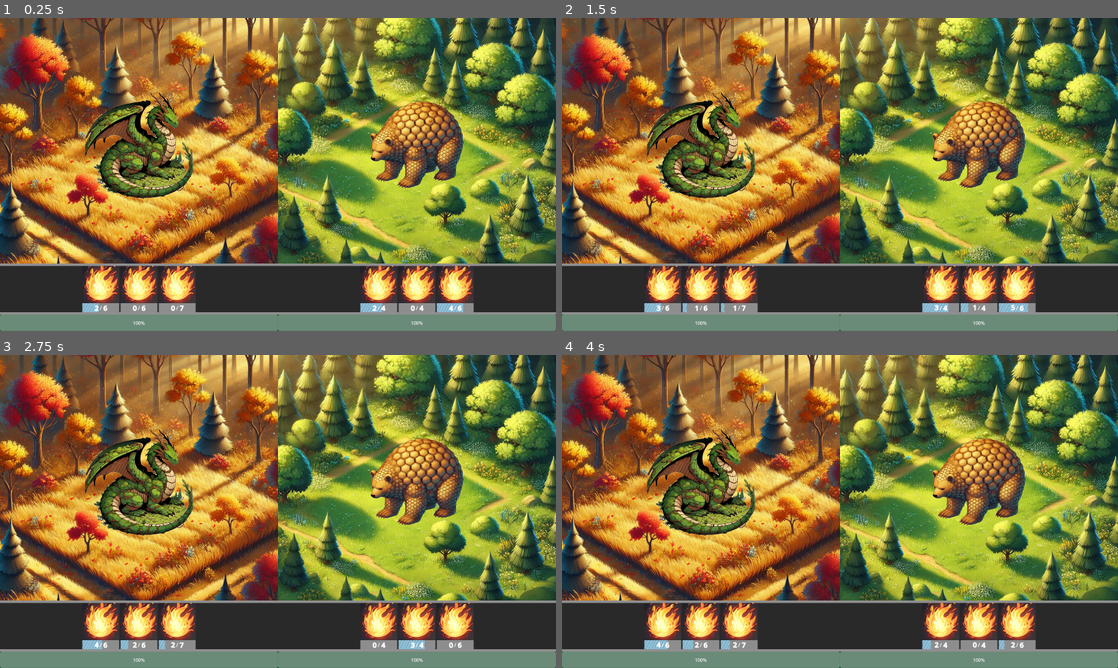
Above: before the commit, frames 1-4 (two rows, left to right).
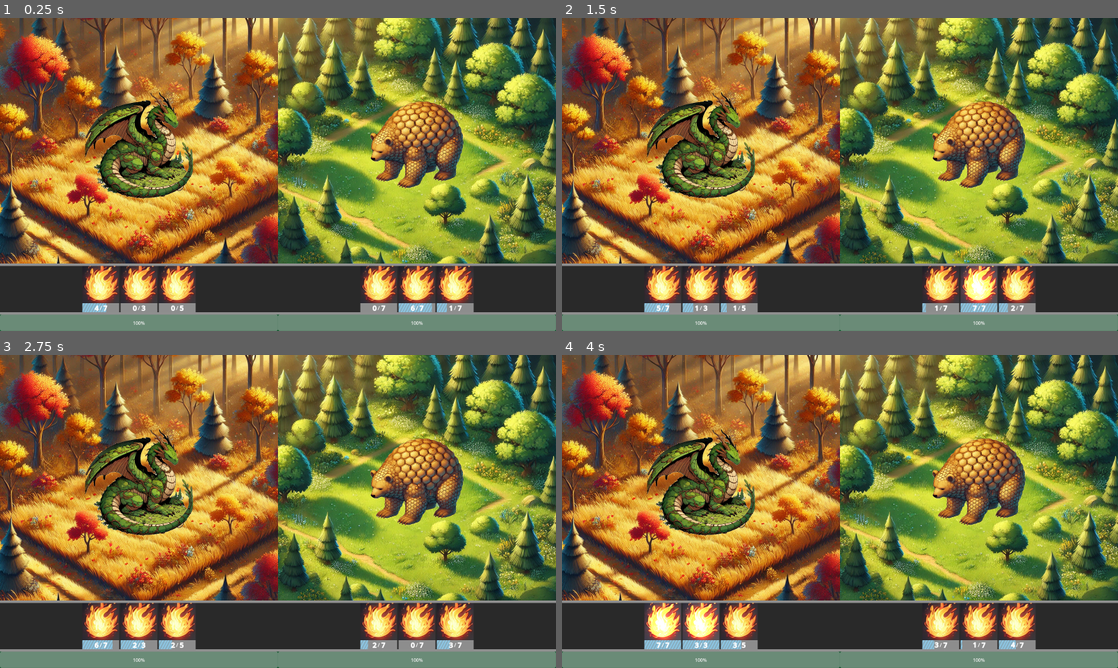
Above: after the commit, the same moments.

Repository: Thoan/spiritguardians_gd
Game: Godot game, scene res://battle/battle.tscn
Two runs of this game, one before a commit and one after it. Both use one fixed random seed, a clock stepped at 60 frames per second and the inputs below. This scene is started directly instead of the project's main scene.
Inputs:
- Up to frame 1 (0.25 s): no input
- Up to frame 2 (1.5 s): tap Enter at 0.5 s; tap Space at 1.25 s
- Up to frame 3 (2.75 s): tap Enter at 2 s
- Up to frame 4 (4 s): tap Space at 3.5 s

The runs differ from the first frame. In frame 1, 0.4% of the frame differs, in the area x 17-84%, y 91-94%; in frame 2, 1.2%; in frame 3, 0.5%; in frame 4, 1.9%, in the area x 14-84%, y 79-94%.

Commit message:
refactor util gets, add get a center container fn()

Diff:
--- a/_sandbox/sandbox.gd
+++ b/_sandbox/sandbox.gd
@@ -20,7 +20,7 @@
 
 
 func _test_abilities() -> void:
-	var abilities = Util.any_abilities(3)
+	var abilities = Util.get_any_abilities(3)
 	for ability_data in abilities:
 		print("Ability data: ", ability_data)
 		var ability = ability_scene.instantiate()
--- a/spirit/spirit.gd
+++ b/spirit/spirit.gd
@@ -4,7 +4,7 @@
 @onready var ability_hbox_container = $AbilityHBoxContainer
 
 var in_battle = true
-var spirit_data = Util.any_spirit()
+var spirit_data = Util.get_any_spirit()
 var spirit_id = spirit_data["id"]
 var attack_cooldown_accumulator = 0.0
 
--- a/util.gd
+++ b/util.gd
@@ -5,34 +5,34 @@
 func hello() -> void:
 	print("hello, world")
 
-func any_spirit() -> Dictionary:
+func get_any_spirit() -> Dictionary:
 	var spirit = {
-		"name": any_name(),
-		"description": any_description(),
-		"attack": any_attack(),
-		"animal": any_animal(),
-		"element": any_element(),
-		"abilities": any_abilities(3),
+		"name": get_any_name(),
+		"description": get_any_description(),
+		"attack": get_any_attack(),
+		"animal": get_any_animal(),
+		"element": get_any_element(),
+		"abilities": get_any_abilities(3),
 		"image": null,
 		"id": uuid_util.v4()
 	}
 	return spirit
 
-func any_attack_speed() -> float:
+func get_any_attack_speed() -> float:
 	var base_attack_speed = 1.0
 	var random_offset = randf_range(-0.5, 0.5)
 	var attack_speed = base_attack_speed + random_offset
 	return attack_speed
 
-func any_animal() -> String:
+func get_any_animal() -> String:
 	var spirit_animal = Enum.Animal.keys().pick_random()
 	return spirit_animal
 
-func any_element() -> String:
+func get_any_element() -> String:
 	var spirit_element = Enum.Element.keys().pick_random()
 	return spirit_element
 
-func any_ability() -> Dictionary:
+func get_any_ability() -> Dictionary:
 	var max_charge = randi_range(3, 7)
 	var starting_charge = randi_range(0, max_charge)
 	var ability = {
@@ -44,16 +44,16 @@
 	}
 	return ability
 
-func any_abilities(number_of_abilities: int) -> Array:
+func get_any_abilities(number_of_abilities: int) -> Array:
 	var abilities = []
 	for i in range(number_of_abilities):
-		var ability = any_ability()
+		var ability = get_any_ability()
 		abilities.append(ability)
 
 	return abilities
 
-func any_attack() -> Dictionary:
-	var attack_speed = any_attack_speed()
+func get_any_attack() -> Dictionary:
+	var attack_speed = get_any_attack_speed()
 	var attack = {
 		"damage": randi_range(4, 6) + int(3/attack_speed),
 		"attack_speed": attack_speed,
@@ -62,12 +62,19 @@
 	}
 	return attack
 
-func any_name() -> String:
+func get_any_name() -> String:
 	var spirit_first_name = GameSettings.SpiritNameFlavor.pick_random()
 	var spirit_last_name = GameSettings.SpiritNameFlavor.pick_random()
 	var spirit_name = spirit_first_name + " " + spirit_last_name
 	return spirit_name
 
-func any_description() -> String:
+func get_any_description() -> String:
 	var description = GameSettings.DescriptionFlavor.pick_random()
 	return description
+
+# Called to get ability center container and configure it with:
+func get_a_center_container(min_x: int, min_y: int = 0) -> CenterContainer:
+	var center_container = CenterContainer.new()
+	center_container.custom_minimum_size = Vector2(min_x, min_y)
+	center_container.layout_mode = 2
+	return center_container
Not shown, changed: .gitignore
